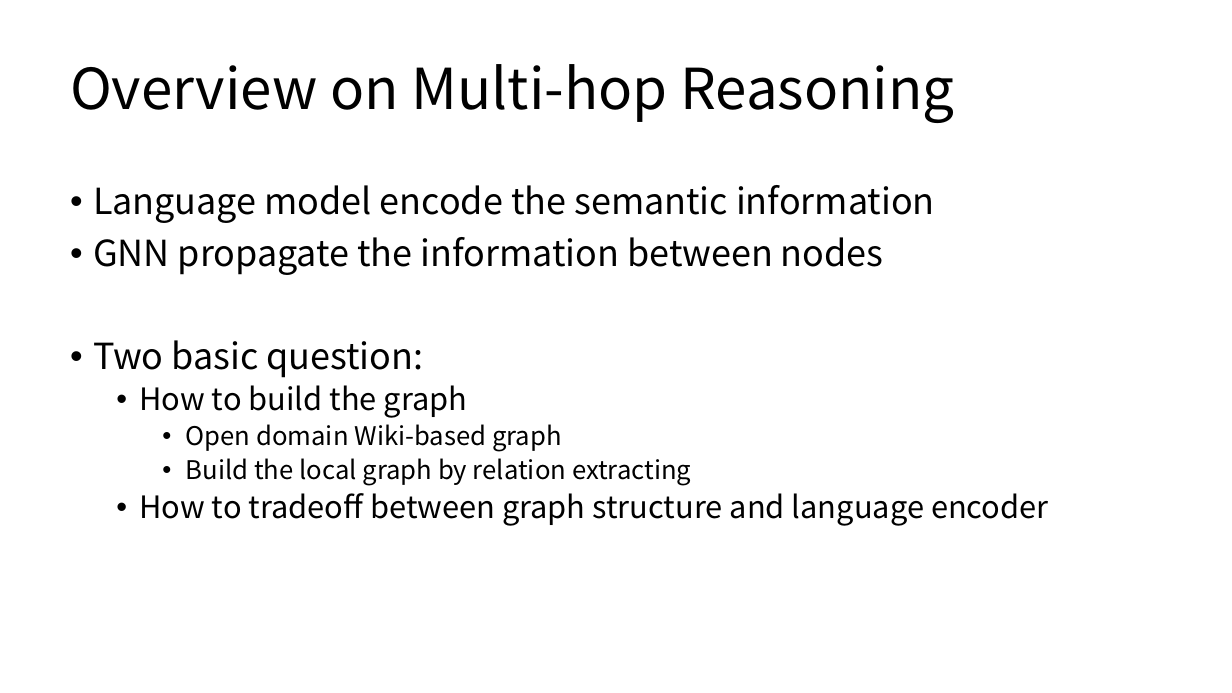
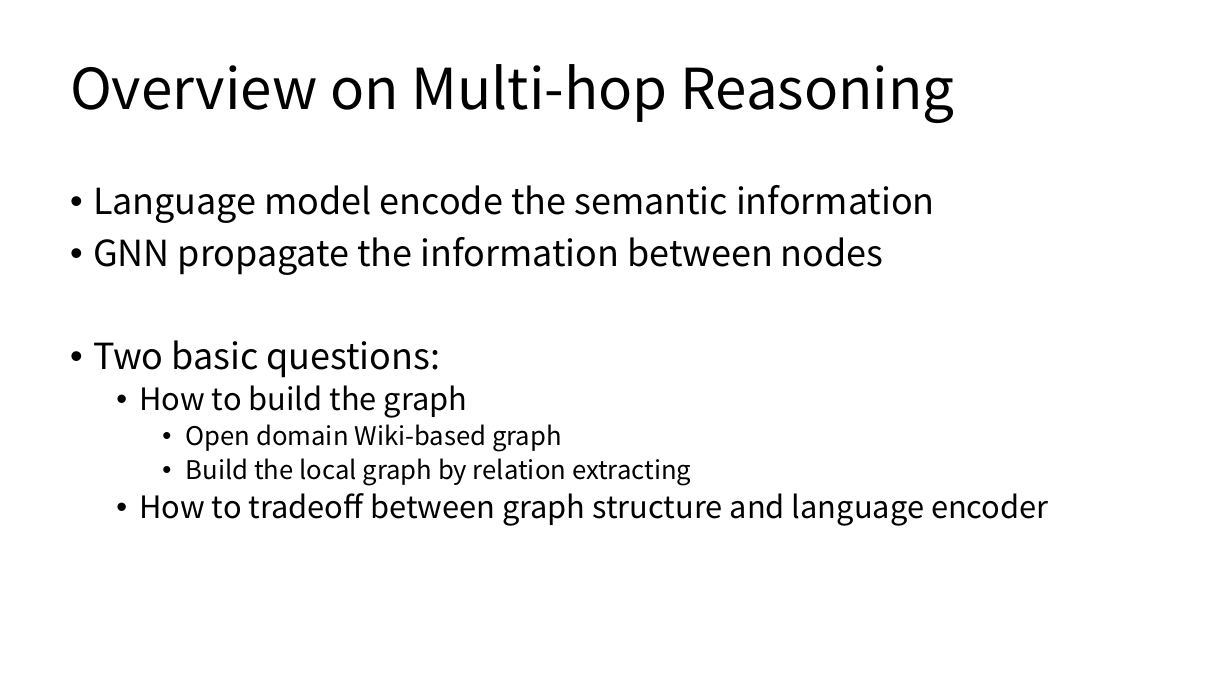
Before and after one commit to JamesHujy/TRPapers, a slide deck: slide 3 of slides/Survey_week1_hujinyi.pptx. Drawn at 1232x693 pixels with LibreOffice and Linux fonts; fonts in the diff are those of the drawing. Boxes give left, top, right and bottom in pixels: in the first picture for what was removed or moved away, otherwise in the second. Text is boxed around its words. In the diff, an @@ line names an element or a change of style, - is before the commit and + after.

```diff
--- a/slides/Survey_week1_hujinyi.pptx
+++ b/slides/Survey_week1_hujinyi.pptx
@@ text at <box>93,340,441,378</box>: text changed @@
-• Two basic question:
+• Two basic questions:
```
Also in this commit, not shown: 13 other slides changed, 2 other files.
